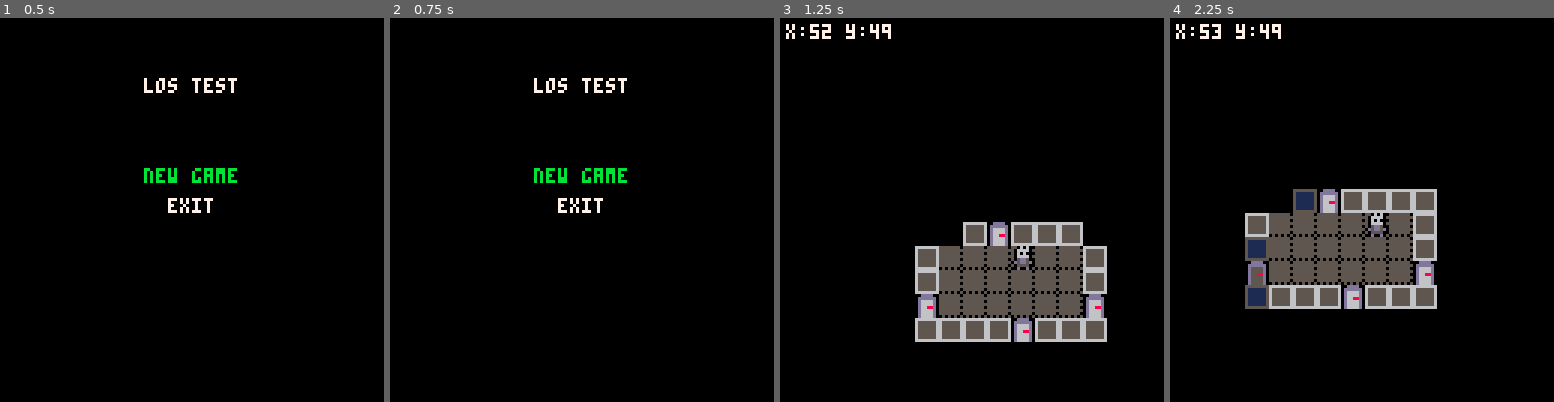
Above: before the commit, frames 1-4 (left to right).
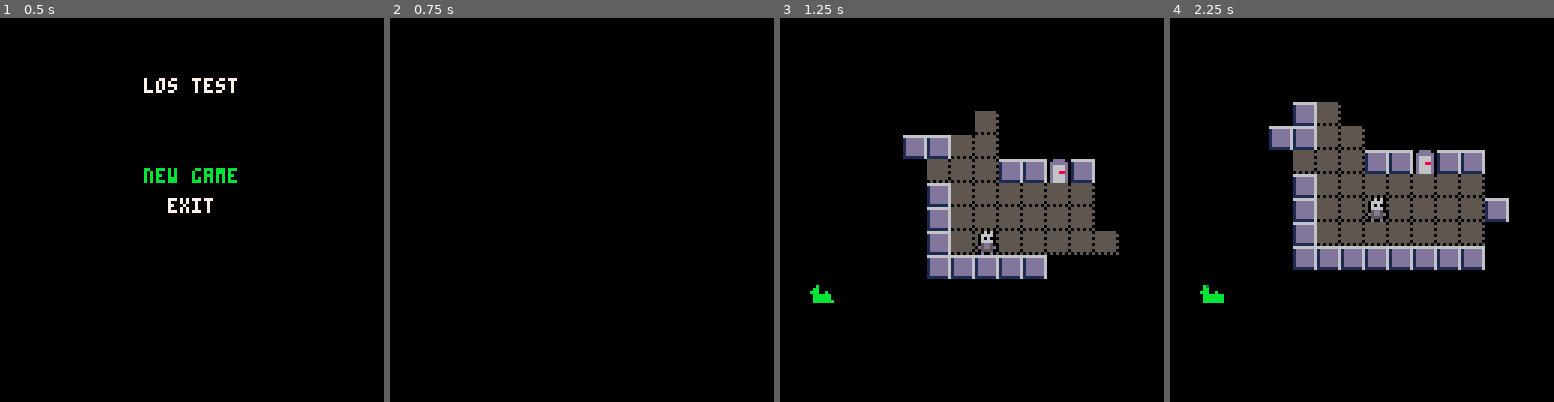
Above: after the commit, the same moments.

Repository: bancliffe/lostest
Game: PICO-8 cartridge lostest.p8
Same seed, same stepped clock (60 frames per second), same inputs: the game is played once before the commit and once after it.
Inputs:
- Up to frame 1 (0.5 s): no input
- Up to frame 2 (0.75 s): tap O (Z key) at 0.7 s
- Up to frame 3 (1.25 s): no input
- Up to frame 4 (2.25 s): hold Right 1.6-2.1 s; tap O (Z key) at 1.7, 2.1 s; hold Up from 2.15 s (still down)

Frame 1 is identical in both runs. In frame 2, 1.0% of the frame differs, in the area x 37-62%, y 15-51%; in frame 3, 22%, in the area x 1-89%, y 1-85%; in frame 4, 22%.

Commit message:
Update map generation and add minimap functionality; adjust map dimensions and enhance visibility tracking

Diff:
--- a/screens/screen_map.lua
+++ b/screens/screen_map.lua
@@ -1,9 +1,10 @@
 function init_map()
-    map_width = 64
-    map_height = 64
+    map_width = 32
+    map_height = 32
     test_map = map_from_tiles(map_width,map_height)
     local empty_tile = find_empty_tile(test_map)
     player=generate_character(empty_tile.x, empty_tile.y)
+    minimap = generate_minimap(test_map)
 
     camera_x = 0
     camera_y = 0
@@ -14,6 +15,7 @@
 function update_map()
     player.update()
     update_los(test_map)
+    minimap = generate_minimap(test_map)
     dest_camera_x = player.x * 8 - 64
     dest_camera_y = player.y * 8 - 64
     camera_x += (dest_camera_x - camera_x) * 0.2
@@ -35,6 +37,7 @@
                     palt()
                 end
             elseif not tile.visible and tile.explored then
+                --[[
                 pal(5,1)
                 pal(6,5)
                 spr(tile.sprite_id,i*8,j*8)
@@ -45,6 +48,7 @@
                     palt()
                 end
                 pal()
+                ]]
             end
         end
     end
@@ -57,5 +61,15 @@
 
 function draw_ui()
     camera()
-    print("x:"..player.x.." y:"..player.y,2,2,7)
+    --print("x:"..player.x.." y:"..player.y,2,2,7)
+    draw_minimap(2,64)
 end
+
+function draw_minimap(x, y)
+    rectfill(x-1,y-1,x+17,y+17,0)
+    for i=0,#minimap-1 do
+        for j=0,#minimap[0]-1 do
+            pset(x+i,y+j,minimap[i][j])
+        end
+    end
+end
--- a/utils.lua
+++ b/utils.lua
@@ -98,59 +98,124 @@
 end
 
 function map_from_tiles(width, height)
-    -- generate map using pregenerated rooms
-    local small_rooms={{x=0,y=32},{x=8,y=32},{x=16,y=32},{x=0,y=40},{x=8,y=40},{x=16,y=40}} -- 8x8 rooms
-    local room_width = width/8
-    local room_height = height/8
-    --log("generating ("..width.."x"..height..") tile map with room grid ("..room_width.."x"..room_height..")")
+    local small_rooms = {{x=0,y=32},{x=8,y=32},{x=16,y=32},{x=0,y=40},
+                         {x=8,y=40},{x=16,y=40},{x=24,y=32},{x=24,y=40}}
+    local large_rooms = {{x=0,y=48},{x=16,y=48},{x=32,y=48},{x=48,y=48}}
+    local room_w = width/8
+    local room_h = height/8
     local map = {}
 
-    -- initialize empty map
+    -- initialize entire map to solid walls
     for i=0,width-1 do
         map[i] = {}
         for j=0,height-1 do
-            map[i][j] = {}
-        end
-    end
-
-    -- generate map by copying pixels from small room sprites
-    for i=0,room_width-1 do
-        for j=0,room_height-1 do
-            -- TODO: switch between small and large rooms based on random chance
-            local room = small_rooms[flr(rnd(#small_rooms))+1]
-            for x=0,7 do
-                for y=0,7 do
-                    local pixel_color = sget(room.x+x,room.y+y)
-                    map_x, map_y = i*8+x, j*8+y
-                    if pixel_color == 0 then -- wall
-                        map[map_x][map_y] = {sprite_id=2, walkable=false, visible=false, explored=false, block_sight=true}
-                    elseif pixel_color == 2 then -- door
-                        map[map_x][map_y] = {sprite_id=1, walkable=true, visible=false, explored=false, block_sight=false, object=generate_object("door",3,false,true)}
-                        map[map_x][map_y].object.state = "closed"
-                        map[map_x][map_y].object.interact = function(tile)
-                            tile.object.state = "open"
-                            tile.object.block_sight = false
-                            tile.object.sprite_id = 5
-                            tile.walkable = true
-                            tile.block_sight = false
-                            end
-                    elseif pixel_color == 5 then -- floor
-                        map[map_x][map_y] = {sprite_id=1, walkable=true, visible=false, explored=false, block_sight=false}
+            map[i][j] = {sprite_id=2, walkable=false, visible=false,
+                           explored=false, block_sight=true}
+        end
+    end
+
+    -- track which 8x8 slots are filled
+    local occupied = {}
+    for i=0,room_w-1 do
+        occupied[i] = {}
+        for j=0,room_h-1 do occupied[i][j] = false end
+    end
+
+    -- shared helper: write one tile from a spritesheet pixel color
+    local function write_tile(mx, my, col)
+        if col == 0 then
+            map[mx][my] = {sprite_id=2, walkable=false, visible=false,
+                           explored=false, block_sight=true}
+        elseif col == 2 then
+            map[mx][my] = {sprite_id=1, walkable=true, visible=false,
+                           explored=false, block_sight=false,
+                           object=generate_object("door",3,false,true)}
+            map[mx][my].object.state = "closed"
+            map[mx][my].object.interact = function(tile)
+                tile.object.state = "open"
+                tile.object.block_sight = false
+                tile.object.sprite_id = 5
+                tile.walkable = true
+                tile.block_sight = false
+            end
+        elseif col == 5 then
+            map[mx][my] = {sprite_id=1, walkable=true, visible=false,
+                           explored=false, block_sight=false}
+        end
+    end
+
+    for i=0,room_w-1 do
+        for j=0,room_h-1 do
+            if not occupied[i][j] then
+                -- large room requires a free 2x2 block of slots
+                local can_large = i+1 < room_w and j+1 < room_h
+                    and not occupied[i+1][j]
+                    and not occupied[i][j+1]
+                    and not occupied[i+1][j+1]
+
+                if can_large and rnd() > 0.75 then
+                    local room = large_rooms[flr(rnd(#large_rooms))+1]
+                    for x=0,15 do
+                        for y=0,15 do
+                            write_tile(i*8+x, j*8+y, sget(room.x+x, room.y+y))
+                        end
                     end
+                    -- mark all four 8x8 slots consumed
+                    occupied[i][j]     = true
+                    occupied[i+1][j]   = true
+                    occupied[i][j+1]   = true
+                    occupied[i+1][j+1] = true
+                else
+                    local room = small_rooms[flr(rnd(#small_rooms))+1]
+                    for x=0,7 do
+                        for y=0,7 do
+                            write_tile(i*8+x, j*8+y, sget(room.x+x, room.y+y))
+                        end
+                    end
+                    occupied[i][j] = true
                 end
             end
         end
     end
 
-    -- remove edge doors
+    -- seal map border
     for i=0,width-1 do
         for j=0,height-1 do
             if i==0 or j==0 or i==width-1 or j==height-1 then
-                map[i][j] = {sprite_id=2, walkable=false, visible=false, explored=false, block_sight=true}
-            end
-        end
-    end
+                map[i][j] = {sprite_id=2, walkable=false, visible=false,
+                             explored=false, block_sight=true}
+            end
+        end
+    end
+
+    for i=1,width-2 do
+        for j=1,height-2 do
+            local tile = map[i][j]
+            if tile.object and tile.object.state == "closed" then
+                -- check right and down neighbors only (avoid double-processing)
+                for _,n in ipairs({{i+1,j},{i,j+1}}) do
+                    local nx,ny = n[1],n[2]
+                    local ntile = map[nx][ny]
+                    if ntile.object and ntile.object.state == "closed" then
+                        -- replace the neighbor door with a plain floor tile
+                        map[nx][ny] = {sprite_id=1, walkable=true, visible=false,
+                                    explored=false, block_sight=false}
+                    end
+                end
+            end
+        end
+    end
+
     return map
+end
+
+function is_map_block_empty(map,map_block_x, map_block_y)
+    for x=map_block_x*8, map_block_x*8+7 do
+        for y=map_block_y*8, map_block_y*8+7 do
+            if not map[x][y] then return false end
+        end
+    end
+    return true
 end
 
 function init_log()
@@ -174,3 +239,23 @@
     local second = stat(95)
     return year.."-"..month.."-"..day.." "..hour..":"..minute..":"..second
 end
+
+function generate_minimap(map)
+    local minimap = {}
+    for i=0,map_width-1 do
+        minimap[i] = {}
+        for j=0,map_height-1 do
+            local tile = map[i][j]
+            if tile.explored and tile.walkable then
+                if tile.visible then
+                    minimap[i][j] = 11-- white for visible tiles
+                else
+                    minimap[i][j] = 3 -- dark gray for explored but not visible tiles
+                end
+            else
+                minimap[i][j] = 0 -- black for unexplored tiles
+            end
+        end
+    end
+    return minimap
+end
Not shown, changed: 39 lines of the sprite sheet (__gfx__) section of lostest.p8
Not shown, changed: .gitignore
